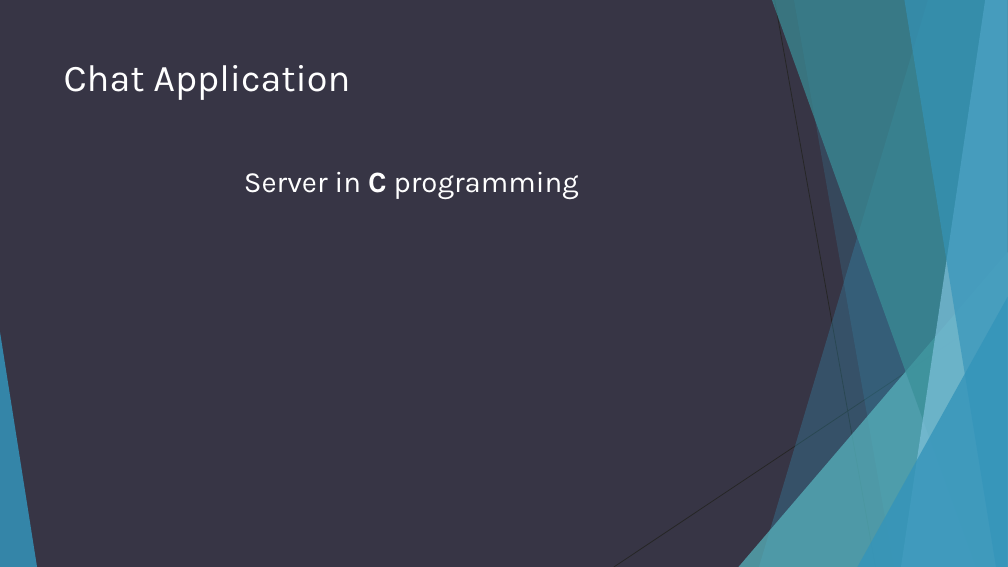
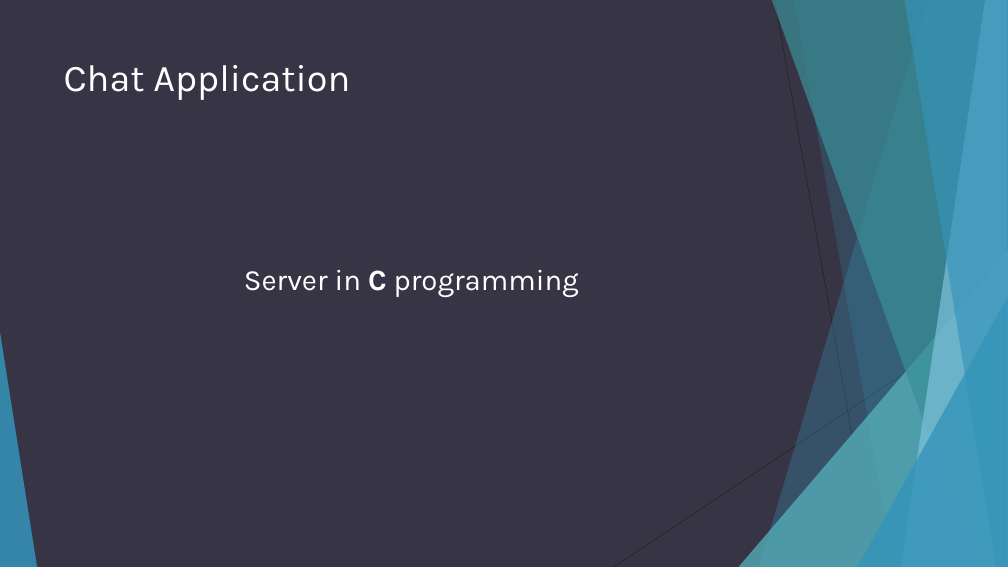
Before and after one commit to adhipoer/Chat, a slide deck: slide 3 of Chat Application with Encryption.ppt. Drawn at 1008x567 pixels with LibreOffice and Linux fonts; fonts in the diff are those of the drawing. Boxes give left, top, right and bottom in pixels: in the first picture for what was removed or moved away, otherwise in the second. Text is boxed around its words. In the diff, an @@ line names an element or a change of style, - is before the commit and + after.

```diff
--- a/Chat Application with Encryption.ppt
+++ b/Chat Application with Encryption.ppt
@@ text "Server in C programming": place and size @@
-text "Server in C programming" at (244, 172, 579, 199)
+text "Server in C programming" at (244, 270, 579, 297)
```
Also in this commit, not shown: 6 other slides changed, 1 slide added, 2 slides removed.
